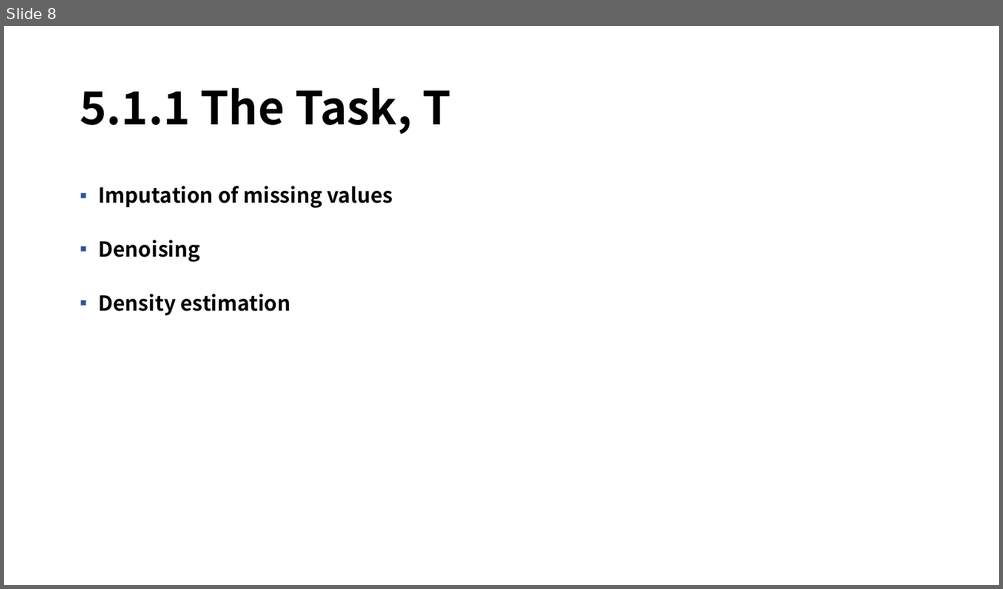
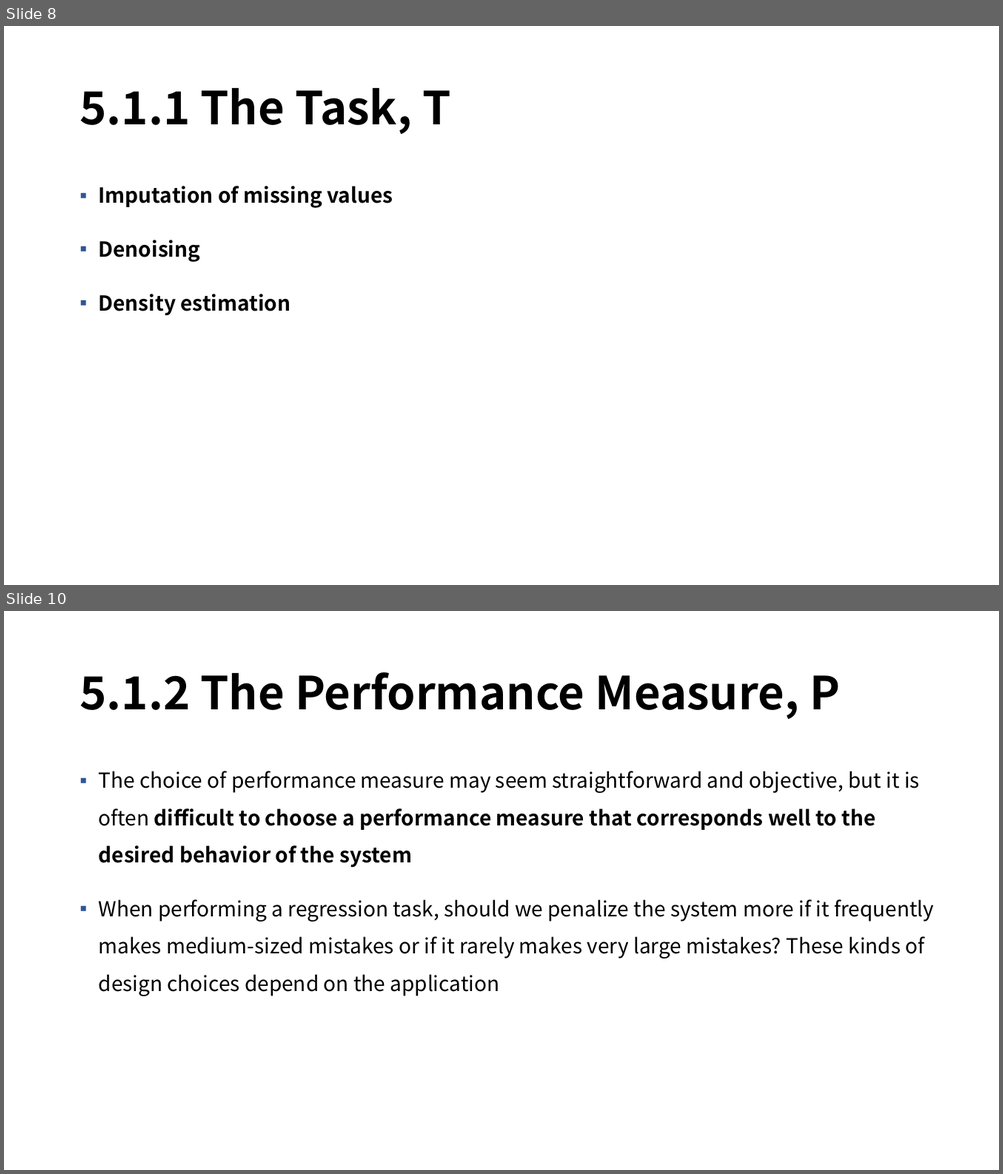
Before and after one commit to mmvv11/GraduateStudies, a slide deck: DeepLearningStudy/5-1. Machine Learning Basics, 230210, 정지운.pptx. Shown one above the other, each under a label of ours: slide 8 before the commit, slides 8 and 10 after it; the slides between them are not shown. The pictures are 1003x589 and 1003x1174 pixels, drawn with LibreOffice and Linux fonts; fonts in the diff are those of the drawing; background and template pictures are left out. Boxes give left, top, right and bottom in pixels: in the first picture for what was removed or moved away, otherwise in the second. Text is boxed around its words. In the diff, an @@ line names an element or a change of style, - is before the commit and + after.

```diff
--- a/DeepLearningStudy/5-1. Machine Learning Basics, 230210, 정지운.pptx
+++ b/DeepLearningStudy/5-1. Machine Learning Basics, 230210, 정지운.pptx
@@ slide 10 added at (4,611,999,1170), background picture (left out) @@
@@ title added at (79,672,839,719), 44 pt, text #000000, bold @@
+5.1.2 The Performance Measure, P
@@ text added at (99,771,933,997), 20 pt, text #000000 @@
+▪ The choice of performance measure may seem straightforward and objective, but it is often diﬃcult to choose a performance measure that corresponds well to the desired behavior of the system
+▪ When performing a regression task, should we penalize the system more if it frequently makes medium-sized mistakes or if it rarely makes very large mistakes? These kinds of design choices depend on the application
```
Also in this commit, not shown: 4 slides changed.
